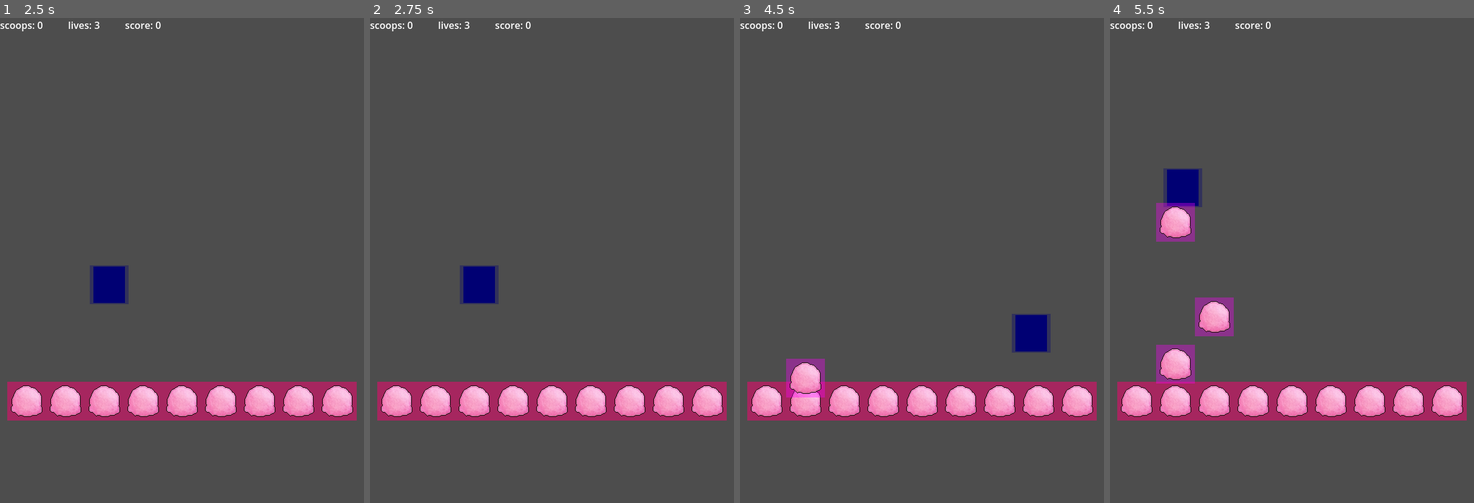
Above: before the commit, frames 1-4 (left to right).
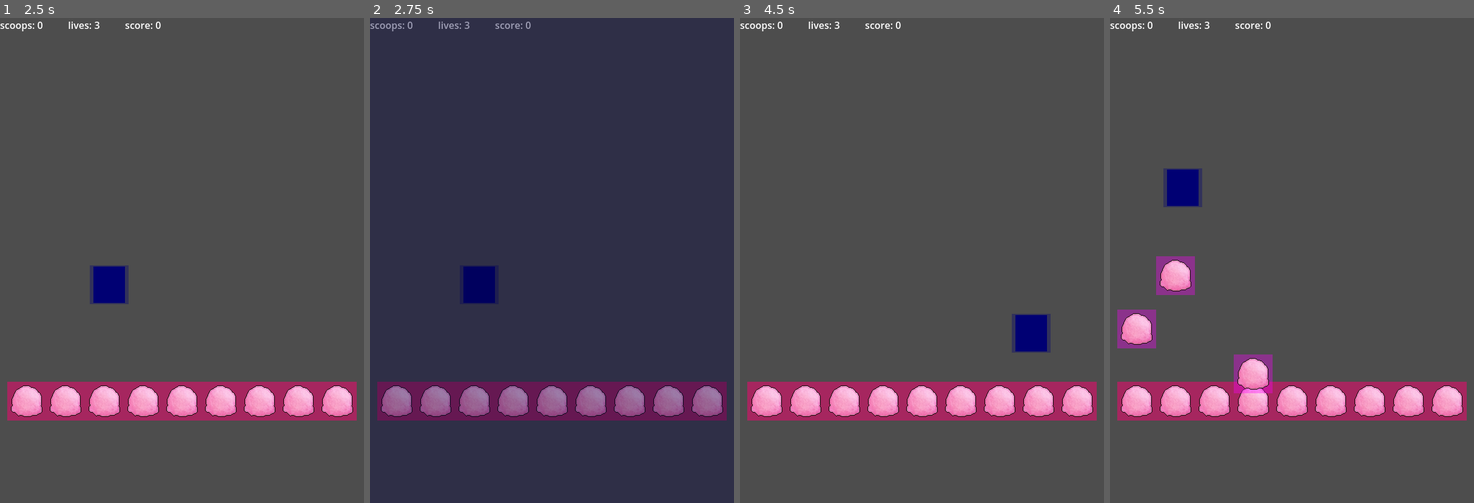
Above: after the commit, the same moments.

Repository: pjpollina/neo-icecream
Game: Godot game, scene res://game_objects/menus/main_menu.tscn
Two runs of this game, one before a commit and one after it. Both use one fixed random seed, a clock stepped at 60 frames per second and the inputs below.
Inputs (mouse positions are in pixels of both pictures, inside the frame that each line leads up to):
- Up to frame 1 (2.5 s): click "Start Game" at 0.5 s; move the mouse to (262, 236) at 1.27 s; click (262, 236) at 1.42 s; move the mouse to (109, 284) at 2.02 s; click (109, 284) at 2.17 s
- Up to frame 2 (2.75 s): no input
- Up to frame 3 (4.5 s): move the mouse to (958, 153) at 2.77 s; click (958, 153) at 2.92 s; tap Enter at 3.5 s; move the mouse to (903, 357) at 3.52 s; click (903, 357) at 3.67 s; tap Space at 4.25 s; move the mouse to (1031, 333) at 4.27 s; click (1031, 333) at 4.42 s
- Up to frame 4 (5.5 s): move the mouse to (1182, 187) at 5.02 s; click (1182, 187) at 5.17 s

Frame 1 is identical in both runs. In frame 2, 99% of the frame differs, in the area x 0-100%, y 0-100%; in frame 3, 0.8%; in frame 4, 5.1%.

Commit message:
Added popup screen

Diff:
--- /dev/null
+++ b/game_objects/menus/popup.gd
@@ -0,0 +1,7 @@
+extends Control
+
+signal dismissed
+
+func _on_gui_input(event: InputEvent):
+  if event as InputEventMouseButton:
+    dismissed.emit()
--- /dev/null
+++ b/game_objects/menus/popup.tscn
@@ -0,0 +1,34 @@
+[gd_scene load_steps=5 format=3 uid="uid://bp4sp0d6br1fg"]
+
+[ext_resource type="Script" path="res://game_objects/menus/popup.gd" id="1_legaj"]
+[ext_resource type="AudioStream" uid="uid://duplshekommsr" path="res://assets/audio/sfx/ui_popup_show.ogg" id="2_h3jsp"]
+[ext_resource type="AudioStream" uid="uid://cw0b8c71iw1al" path="res://assets/audio/sfx/ui_popup_hide.ogg" id="3_gy468"]
+
+[sub_resource type="PlaceholderTexture2D" id="PlaceholderTexture2D_kqfff"]
+
+[node name="Popup" type="Control"]
+layout_mode = 3
+anchors_preset = 15
+anchor_right = 1.0
+anchor_bottom = 1.0
+grow_horizontal = 2
+grow_vertical = 2
+script = ExtResource("1_legaj")
+
+[node name="ShowSFX" type="AudioStreamPlayer" parent="."]
+stream = ExtResource("2_h3jsp")
+
+[node name="HideSFX" type="AudioStreamPlayer" parent="."]
+stream = ExtResource("3_gy468")
+
+[node name="Background" type="TextureRect" parent="."]
+self_modulate = Color(0, 0.654902, 0.239216, 0.380392)
+layout_mode = 1
+anchors_preset = 15
+anchor_right = 1.0
+anchor_bottom = 1.0
+grow_horizontal = 2
+grow_vertical = 2
+texture = SubResource("PlaceholderTexture2D_kqfff")
+
+[connection signal="gui_input" from="." to="." method="_on_gui_input"]
--- a/game_objects/scenes/game.gd
+++ b/game_objects/scenes/game.gd
@@ -27,4 +27,10 @@
   score += 5
 
 func _on_load_sequence_donezo():
+  $Popup.show()
+  $Popup/ShowSFX.play()
+
+func _on_popup_dismissed():
+  $Popup.hide()
+  $Popup/HideSFX.play()
   $Shooter.prepare()
--- a/game_objects/scenes/game.tscn
+++ b/game_objects/scenes/game.tscn
@@ -1,7 +1,8 @@
-[gd_scene load_steps=5 format=3 uid="uid://codingvrcbg31"]
+[gd_scene load_steps=6 format=3 uid="uid://codingvrcbg31"]
 
 [ext_resource type="PackedScene" uid="uid://drfpw0pttiuut" path="res://game_objects/player/player.tscn" id="1_ev5gp"]
 [ext_resource type="Script" path="res://game_objects/scenes/game.gd" id="1_sqkp8"]
+[ext_resource type="PackedScene" uid="uid://bp4sp0d6br1fg" path="res://game_objects/menus/popup.tscn" id="4_1kqce"]
 [ext_resource type="PackedScene" uid="uid://c5mexxt3t5ok" path="res://game_objects/projectiles/shooter.tscn" id="4_rencn"]
 
 [sub_resource type="GDScript" id="GDScript_0x85f"]
@@ -29,8 +30,12 @@
 offset_bottom = 23.0
 script = SubResource("GDScript_0x85f")
 
+[node name="Popup" parent="." instance=ExtResource("4_1kqce")]
+visible = false
+
 [connection signal="body_entered" from="Player" to="Player" method="_on_body_entered"]
 [connection signal="splattered" from="Player" to="." method="_on_player_splattered"]
 [connection signal="donezo" from="Shooter/LoadSequence" to="." method="_on_load_sequence_donezo"]
+[connection signal="dismissed" from="Popup" to="." method="_on_popup_dismissed"]
 
 [editable path="Shooter"]
Not shown, added: assets/audio/sfx/ui_popup_hide.ogg
Not shown, added: assets/audio/sfx/ui_popup_show.ogg
